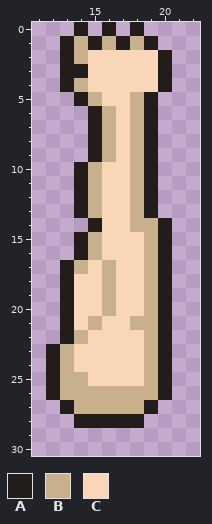
File history of a pixel-art sprite, Game Jam/Assets/Art/Sprites/armFistR.png. Above: the version before the commit.
The file is 32x32 pixels. Shown: x 11..22, y 0..30.
Palette (. is transparent): A #221c1a  B #c7b08b  C #fad6b8
After:
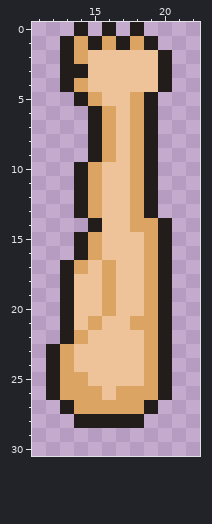
Changes in this commit:
Colour B changes from #c7b08b to #dba463.
Colour C changes from #fad6b8 to #eec39a.
The edit turns colour B into colour C in row 26 at x 16.
Pixel boxes of the changes (left, top, right, bottom) in both pictures:
changed: (60, 36, 158, 414)
